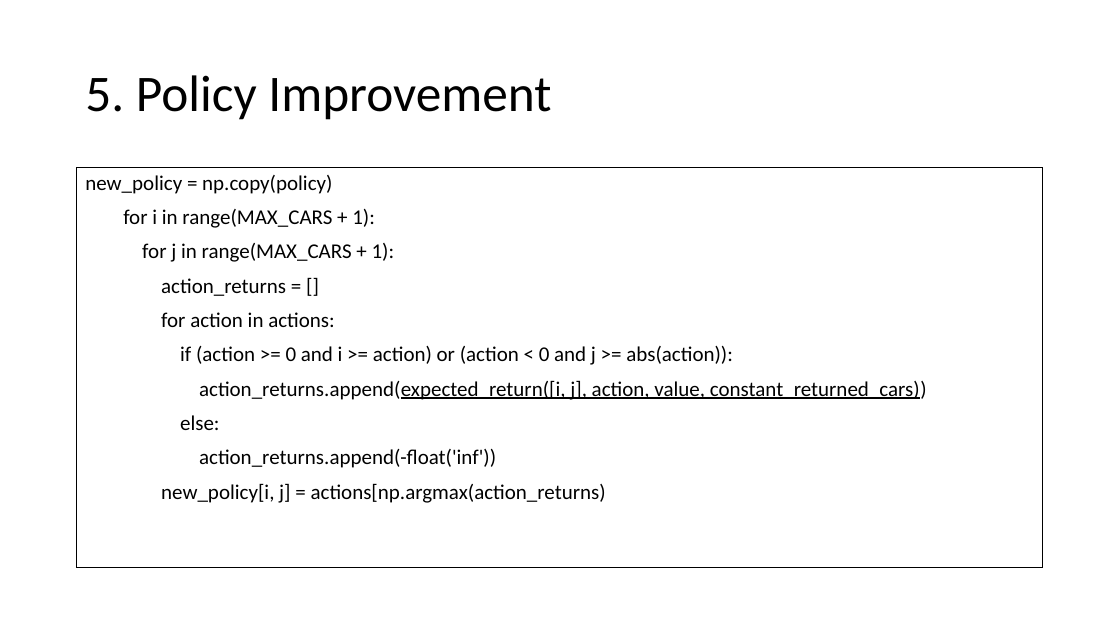
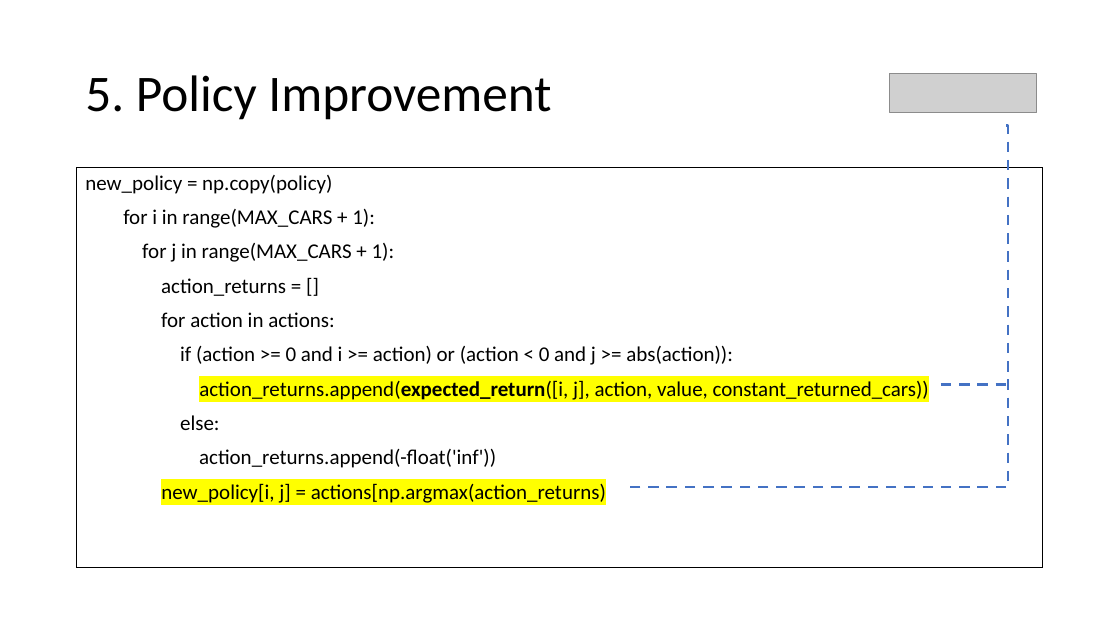
Before and after one commit to ihatesummer/jack-s-car-rental, a slide deck: slide 8 of Jack's Car Rental.pptx. Drawn at 1120x630 pixels with LibreOffice and Linux fonts; fonts in the diff are those of the drawing; grey boxes stand for pictures. Boxes give left, top, right and bottom in pixels: in the first picture for what was removed or moved away, otherwise in the second. Text is boxed around its words. In the diff, an @@ line names an element or a change of style, - is before the commit and + after.

```diff
--- a/Jack's Car Rental.pptx
+++ b/Jack's Car Rental.pptx
@@ picture added at (890,74,1037,113) @@
@@ elbow line added from (1007, 125) to (628, 487), #4472C4 2.25 pt dashed @@
@@ text at (161,380,929,503): highlight none to #FFFF00 in "action_returns.append(expected_return([i, j], action, value, ...", "new_policy[i, j] = actions[np.argmax(action_returns)"; bold on in "action_returns.append(expected_return([i,"; underline off in "action_returns.append(expected_return([i, j], action, value, ..." @@
@@ line added from (941, 385) to (1007, 385), #4472C4 2.25 pt dashed @@
```
Also in this commit, not shown: 5 other slides changed, 1 slide removed, 1 other file.
